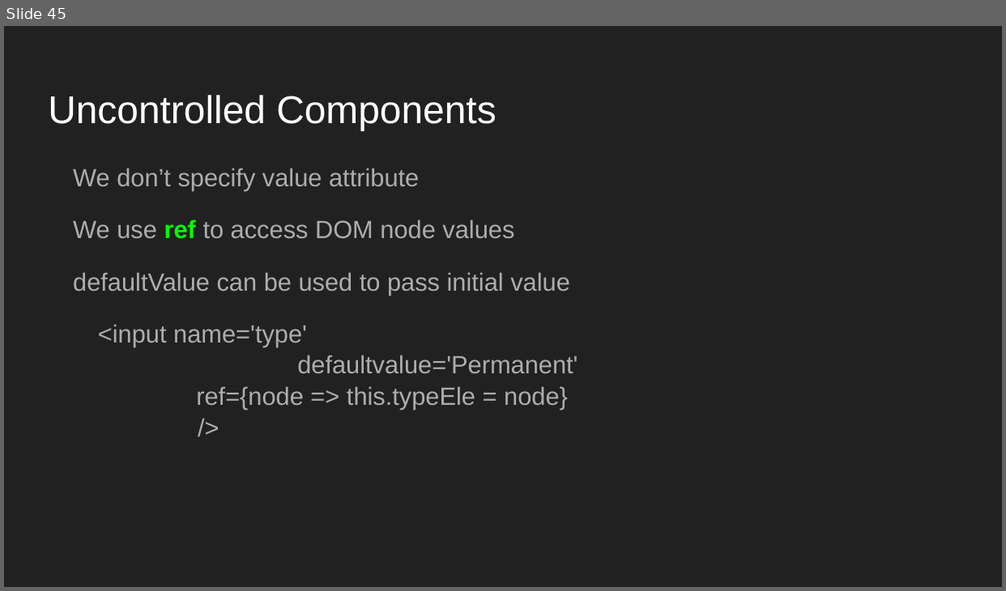
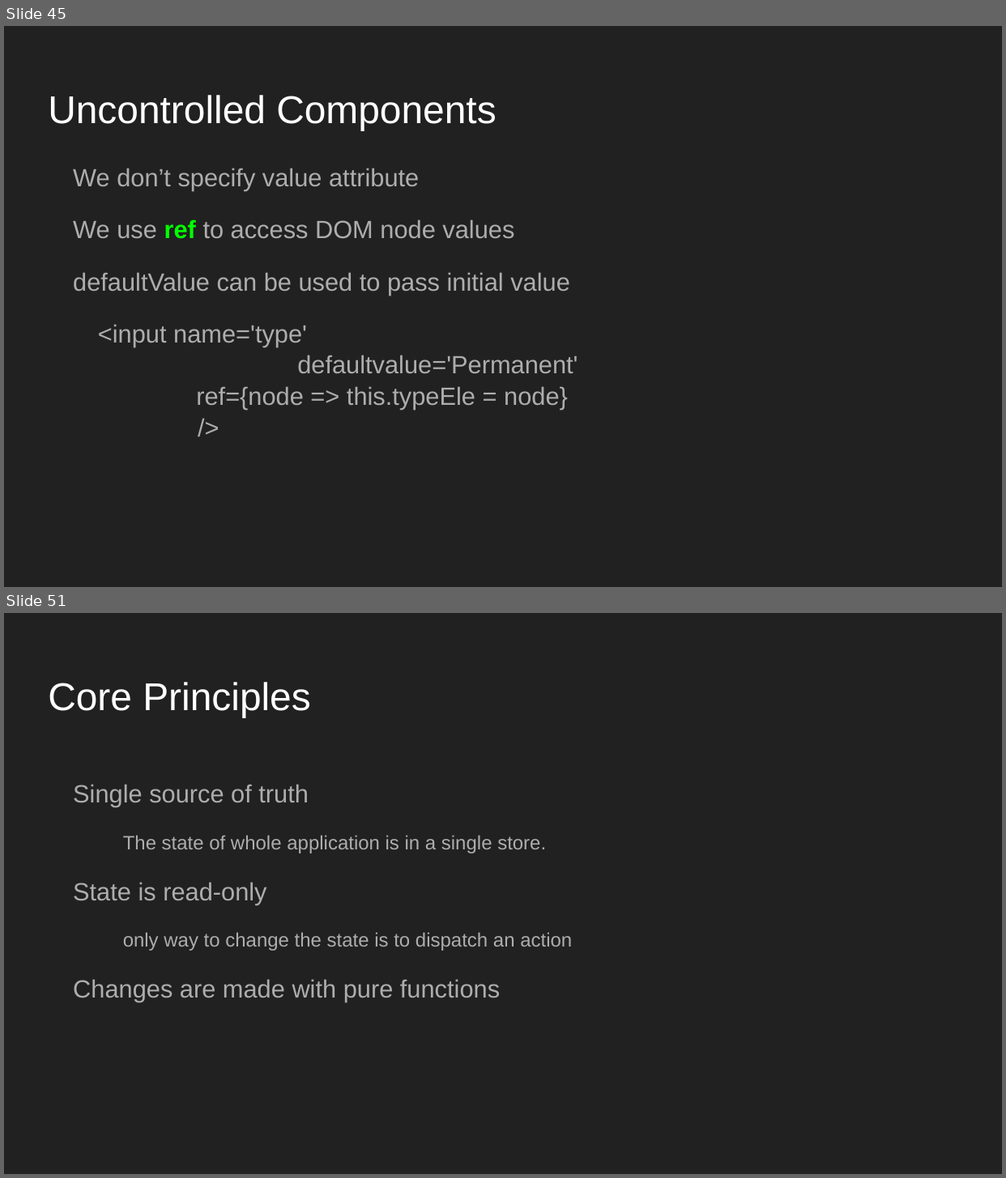
Before and after one commit to Abhay-Joshi-Git/react-redux-sessions-DatafactZ, a slide deck: react-redux.odp. Shown one above the other, each under a label of ours: slide 45 before the commit, slides 45 and 51 after it; the slides between them are not shown. The pictures are 1006x591 and 1006x1178 pixels, drawn with LibreOffice and Linux fonts; fonts in the diff are those of the drawing. Boxes give left, top, right and bottom in pixels: in the first picture for what was removed or moved away, otherwise in the second. Text is boxed around its words. In the diff, an @@ line names an element or a change of style, - is before the commit and + after.

```diff
--- a/react-redux.odp
+++ b/react-redux.odp
@@ slide 51 added at box(4, 613, 1002, 1174), background #212121 @@
@@ title added at box(48, 682, 310, 717), 28 pt, text #FFFFFF @@
+Core Principles
@@ text added at box(73, 784, 572, 1003), 14 pt, text #ADADAD @@
+Single source of truth
+The state of whole application is in a single store.
+State is read-only
+only way to change the state is to dispatch an action
+Changes are made with pure functions
```
Also in this commit, not shown: 23 other slides added.
